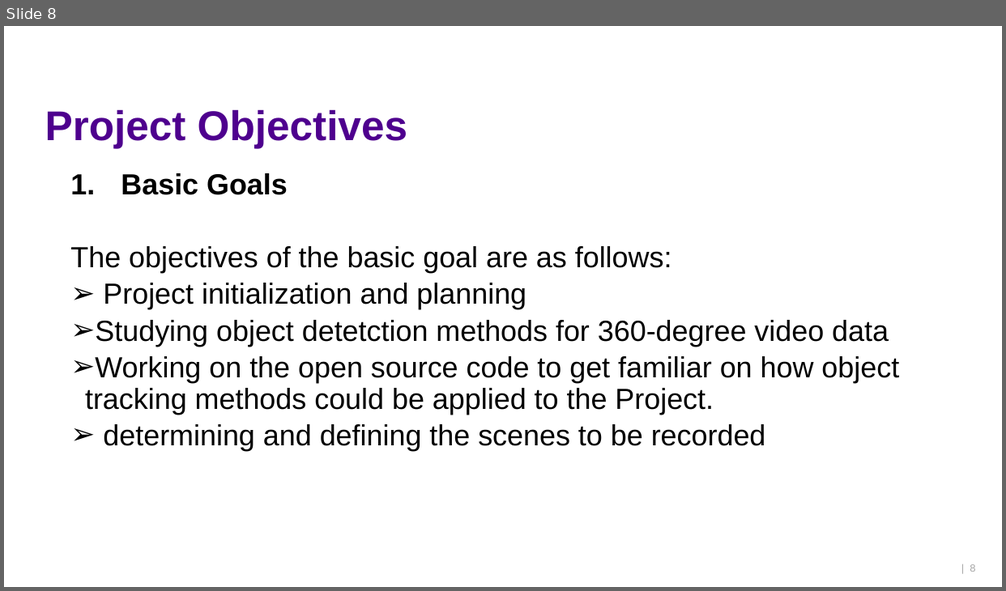
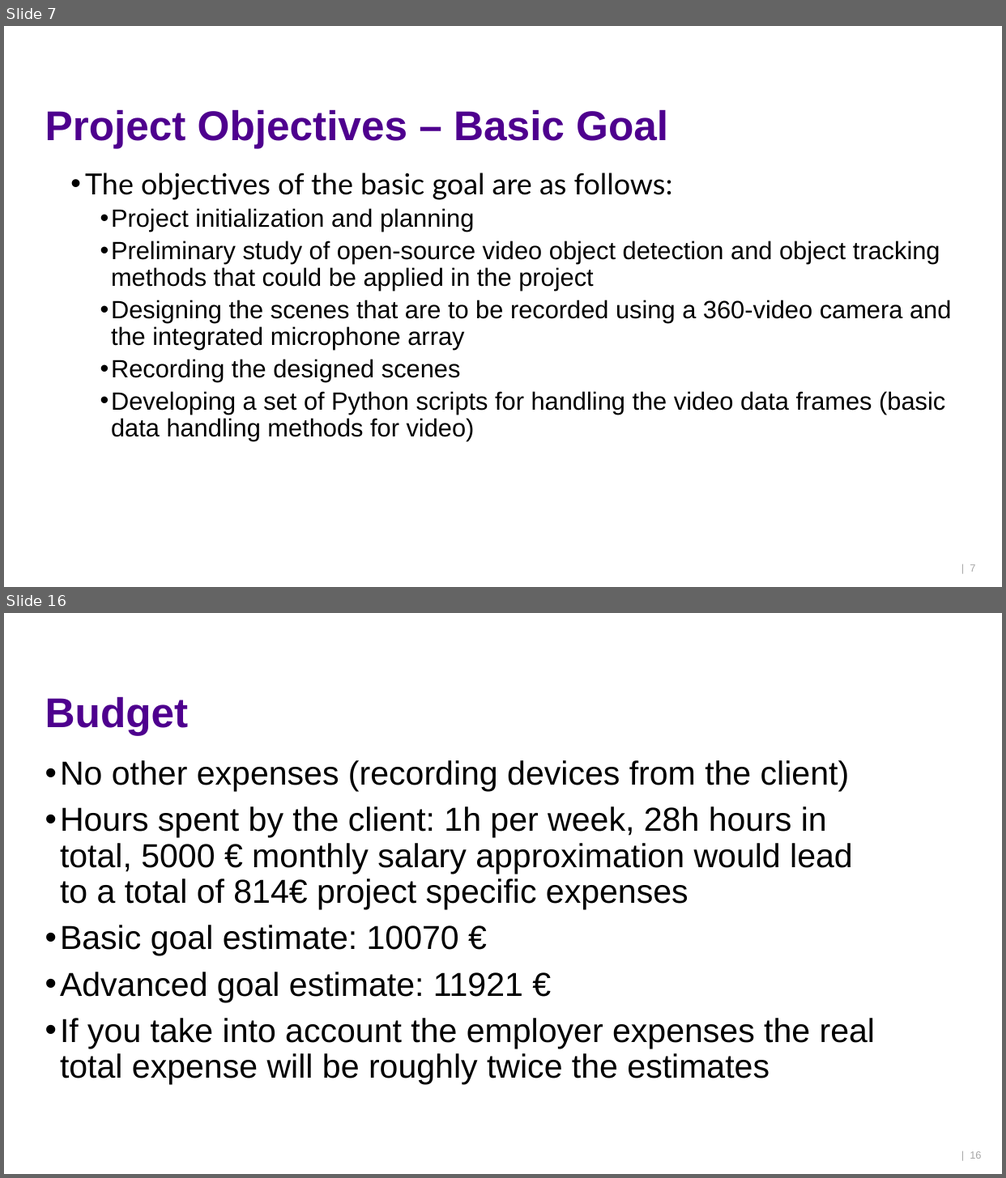
Before and after one commit to ktlhtn/AutoSTAnnot, a slide deck: Power point files/Project plan report.pptx. Shown one above the other, each under a label of ours: slide 8 before the commit, slides 7 and 16 after it; the slides between them are not shown. The pictures are 1006x591 and 1006x1178 pixels, drawn with LibreOffice and Linux fonts; fonts in the diff are those of the drawing; background and template pictures are left out. Boxes give left, top, right and bottom in pixels: in the first picture for what was removed or moved away, otherwise in the second. Text is boxed around its words. In the diff, an @@ line names an element or a change of style, - is before the commit and + after.

```diff
--- a/Power point files/Project plan report.pptx
+++ b/Power point files/Project plan report.pptx
@@ slide 16 added at <box>4,613,1002,1174</box>, background #FFFFFF @@
@@ title added at <box>45,696,189,735</box>, 40 pt, text #4E008E, bold @@
+Budget
@@ text added at <box>60,760,875,1084</box>, 32 pt, text #000000 @@
+• No other expenses (recording devices from the client)
+• Hours spent by the client: 1h per week, 28h hours in total, 5000 € monthly salary approximation would lead to a total of 814€ project specific expenses
+• Basic goal estimate: 10070 €
+• Advanced goal estimate: 11921 €
+• If you take into account the employer expenses the real total expense will be roughly twice the estimates
@@ page number added at <box>970,1152,981,1159</box>, 10 pt, text #A6A6A6 @@
+| 16
@@ what was slide 8 is now slide 7 @@
@@ slide 7 changed as well @@
@@ title at <box>45,109,668,148</box>: text changed @@
-Project Objectives
+Project Objectives – Basic Goal
@@ text at <box>85,173,673,232</box>: font Arial to Lato in "The objectives of the basic goal are ..."; size 28 to 24 pt in "Project initialization and planning"; bullet none to •; bullet ➢ to •; list level 2 to 3 in "Project initialization and planning" @@
@@ text at <box>121,173,288,195</box>: paragraph removed @@
-  1. Basic Goals
@@ text at <box>111,241,951,441</box>: text changed; size 28 to 24 pt @@
-  ➢ Studying object detetction methods for 360-degree video data
-  ➢ Working on the open source code to get familiar on how object tracking methods could be applied to the Project.
-  ➢ determining and defining the scenes to be recorded
+    • Preliminary study of open-source video object detection and object tracking methods that could be applied in the project
+    • Designing the scenes that are to be recorded using a 360-video camera and the integrated microphone array
+    • Recording the designed scenes
+    • Developing a set of Python scripts for handling the video data frames (basic data handling methods for video)
@@ page number at <box>970,565,975,572</box>: text changed @@
-| 8
+| 7
```
Also in this commit, not shown: 8 other slides changed, 7 other slides added, 1 slide removed, 2 other files.
